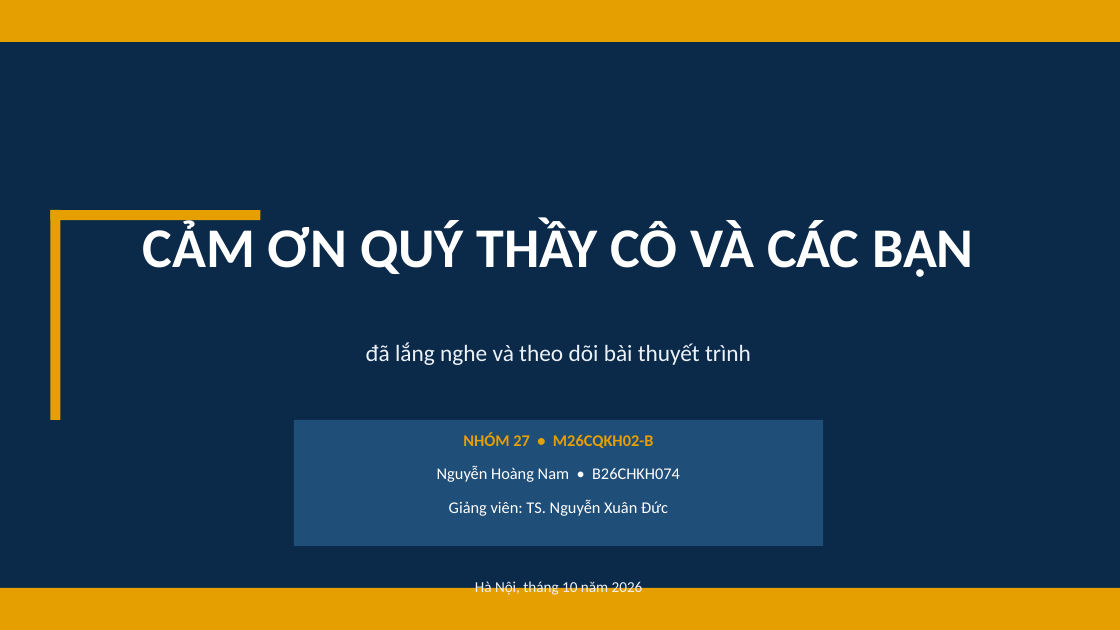
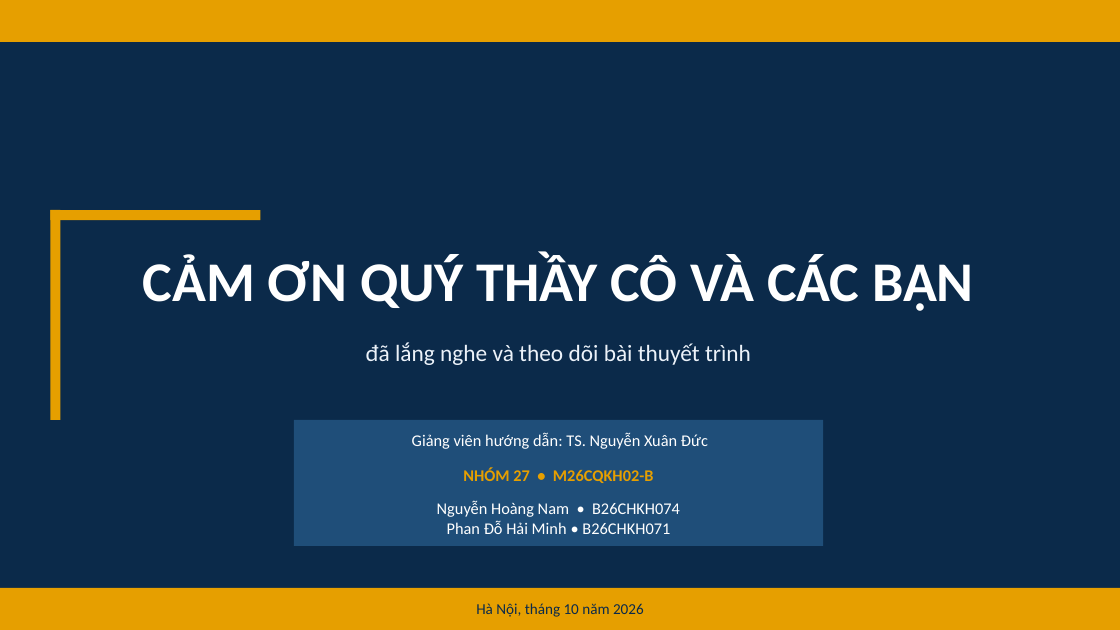
Before and after one commit to LuminNguyen0402/Character-recognition-PTIT, a slide deck: slide 16 of Slide_NhanDangKyTuVietTay.pptx. Drawn at 1120x630 pixels with LibreOffice and Linux fonts; fonts in the diff are those of the drawing. Boxes give left, top, right and bottom in pixels: in the first picture for what was removed or moved away, otherwise in the second. Text is boxed around its words. In the diff, an @@ line names an element or a change of style, - is before the commit and + after.

```diff
--- a/Slide_NhanDangKyTuVietTay.pptx
+++ b/Slide_NhanDangKyTuVietTay.pptx
@@ text "CẢM ƠN QUÝ THẦY CÔ ...": place and size @@
-text "CẢM ƠN QUÝ THẦY CÔ ..." at box(143, 220, 974, 277)
+text "CẢM ƠN QUÝ THẦY CÔ ..." at box(143, 254, 974, 311)
@@ text at box(412, 433, 708, 449): text changed @@
-Giảng viên: TS. Nguyễn Xuân Đức
+Giảng viên hướng dẫn: TS. Nguyễn Xuân Đức
@@ text "NHÓM 27 • M26CQKH02-B": place and size @@
-text "NHÓM 27 • M26CQKH02-B" at box(463, 433, 654, 448)
+text "NHÓM 27 • M26CQKH02-B" at box(463, 468, 654, 483)
@@ text "Nguyễn Hoàng Nam • B26CHKH074": place and size @@
-text "Nguyễn Hoàng Nam • B26CHKH074" at box(437, 466, 680, 482)
+text "Nguyễn Hoàng Nam • B26CHKH074" at box(437, 501, 680, 534)
@@ text at box(447, 521, 670, 534): paragraph added @@
+Phan Đỗ Hải Minh • B26CHKH071
@@ text "Hà Nội, tháng 10 năm ...": place and size @@
-text "Hà Nội, tháng 10 năm ..." at box(475, 579, 643, 597)
+text "Hà Nội, tháng 10 năm ..." at box(476, 603, 644, 617)
@@ text "Hà Nội, tháng 10 năm ..." at box(476, 603, 644, 617): text colour #ECF2F9 to #0B2A4A @@
```
Also in this commit, not shown: 6 other slides changed, 2 other files.
